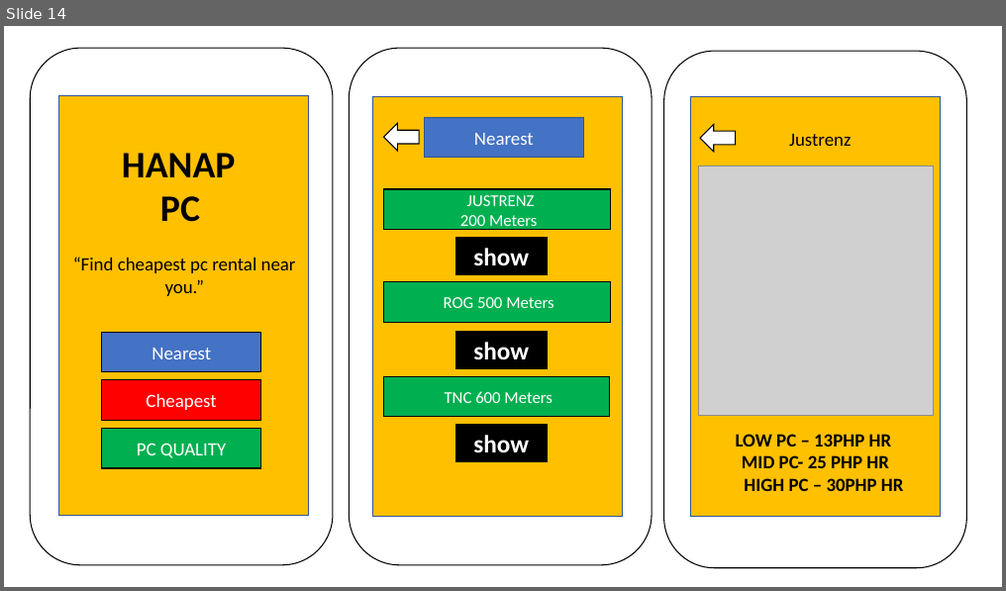
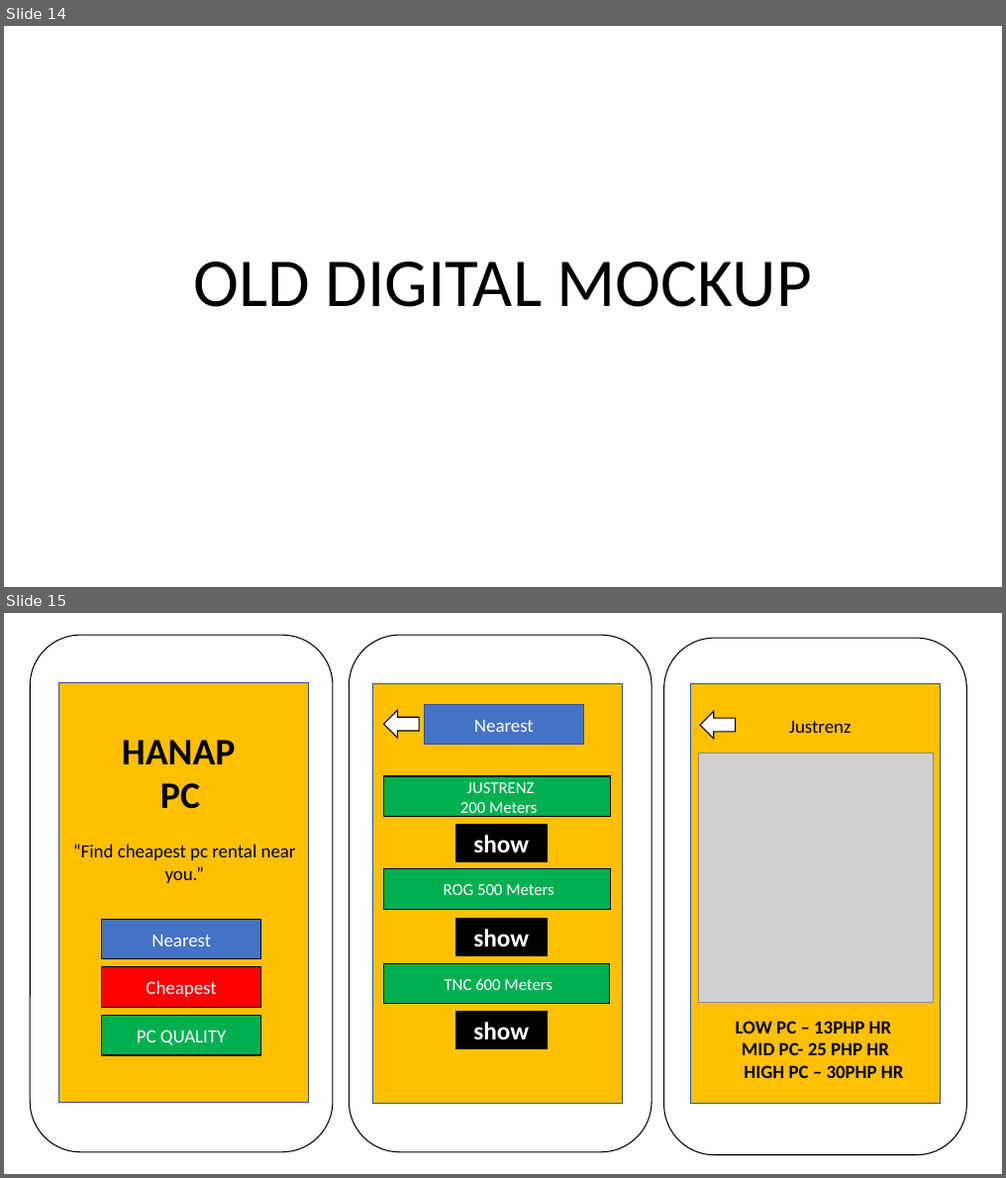
Before and after one commit to dbeler2/userdessf181-A1-dbeler2-jbermudo, a slide deck: userdes.pptx. Shown one above the other, each under a label of ours: slide 14 before the commit, slides 14 and 15 after it. The pictures are 1006x591 and 1006x1178 pixels, drawn with LibreOffice and Linux fonts; fonts in the diff are those of the drawing; grey boxes stand for pictures. Boxes give left, top, right and bottom in pixels: in the first picture for what was removed or moved away, otherwise in the second. Text is boxed around its words. In the diff, an @@ line names an element or a change of style, - is before the commit and + after.

```diff
--- a/userdes.pptx
+++ b/userdes.pptx
@@ slide 14 added at box(4, 26, 1002, 587), background #FFFFFF @@
@@ text added at box(193, 262, 812, 307), 66 pt, text #000000 @@
+OLD DIGITAL MOCKUP
@@ what was slide 14 is now slide 15 @@
```
Also in this commit, not shown: 1 slide changed, 4 other slides added, 2 slides removed.
